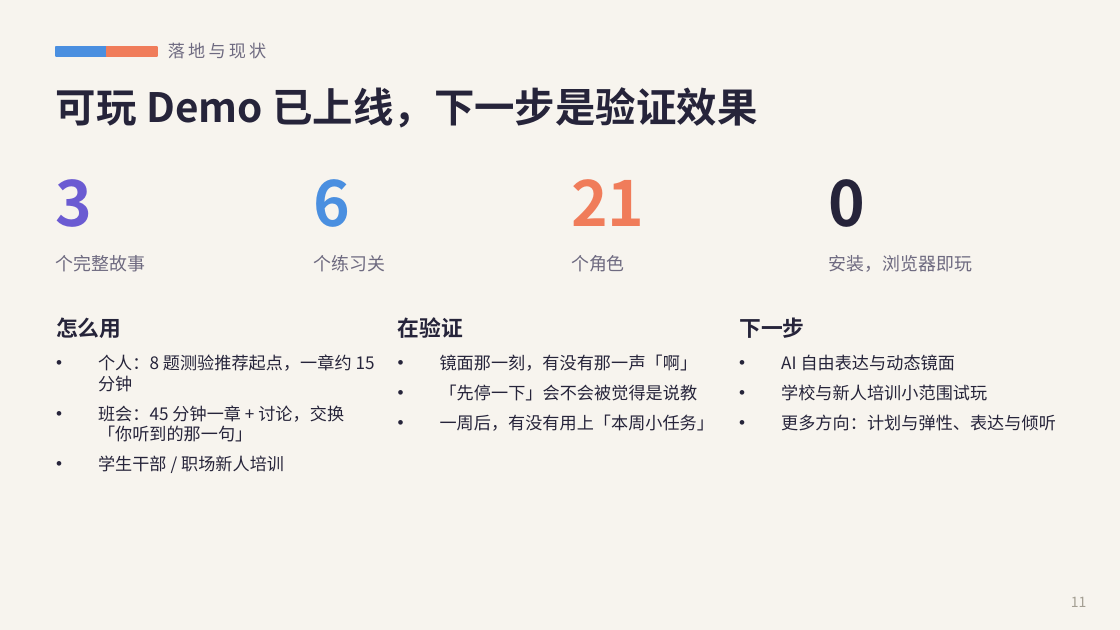
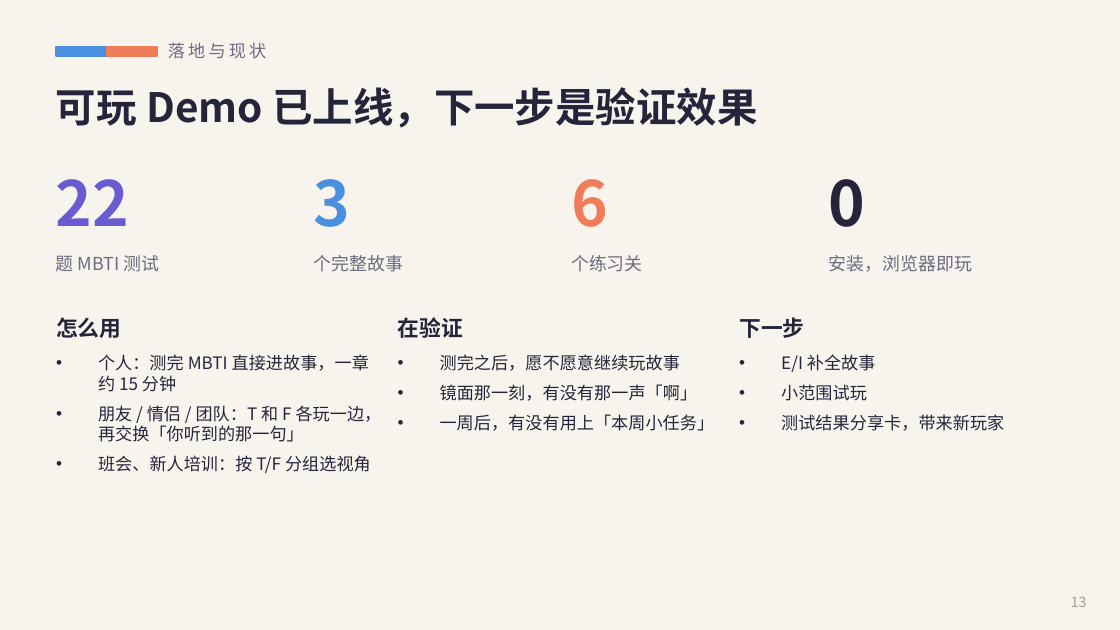
Before and after one commit to YuYuYuZero/overself-ai-edu-game, a slide deck: slide 13 of pitch/Overself-路演.pptx (slide 11 before the commit). Drawn at 1120x630 pixels with LibreOffice and Linux fonts; fonts in the diff are those of the drawing. Boxes give left, top, right and bottom in pixels: in the first picture for what was removed or moved away, otherwise in the second. Text is boxed around its words. In the diff, an @@ line names an element or a change of style, - is before the commit and + after.

```diff
--- a/pitch/Overself-路演.pptx
+++ b/pitch/Overself-路演.pptx
@@ text at [56,179,129,226]: text changed @@
-3
+22
@@ text at [314,179,351,227]: text changed @@
-6
+3
@@ text at [571,179,608,227]: text changed @@
-21
+6
@@ text at [56,255,160,272]: text changed @@
-个完整故事
+题 MBTI 测试
@@ text at [314,255,404,272]: text changed @@
-个练习关
+个完整故事
@@ text at [571,255,643,272]: text changed @@
-个角色
+个练习关
@@ text at [98,354,382,473]: text changed @@
-• 个人：8 题测验推荐起点，一章约 15 分钟
-• 班会：45 分钟一章 + 讨论，交换「你听到的那一句」
-• 学生干部 / 职场新人培训
+• 个人：测完 MBTI 直接进故事，一章约 15 分钟
+• 朋友 / 情侣 / 团队：T 和 F 各玩一边，再交换「你听到的那一句」
+• 班会、新人培训：按 T/F 分组选视角
@@ text at [440,354,680,371]: paragraph added @@
+• 测完之后，愿不愿意继续玩故事
@@ text at [781,354,1004,431]: text changed @@
-• AI 自由表达与动态镜面
-• 学校与新人培训小范围试玩
-• 更多方向：计划与弹性、表达与倾听
+• E/I 补全故事
+• 小范围试玩
+• 测试结果分享卡，带来新玩家
@@ text at [440,384,698,401]: paragraph removed @@
-• 「先停一下」会不会被觉得是说教
@@ text at [1071,597,1087,607]: text changed @@
-11
+13
```
Also in this commit, not shown: 8 other slides changed, 5 slides added, 3 slides removed, 21 other files.
